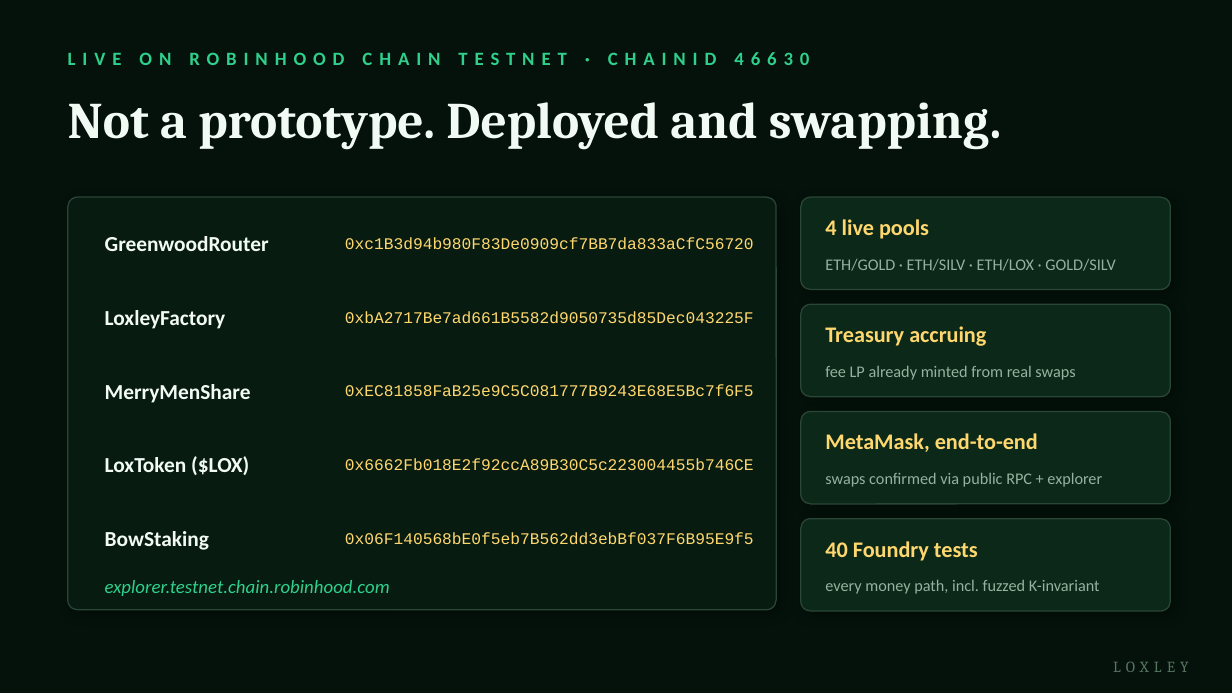
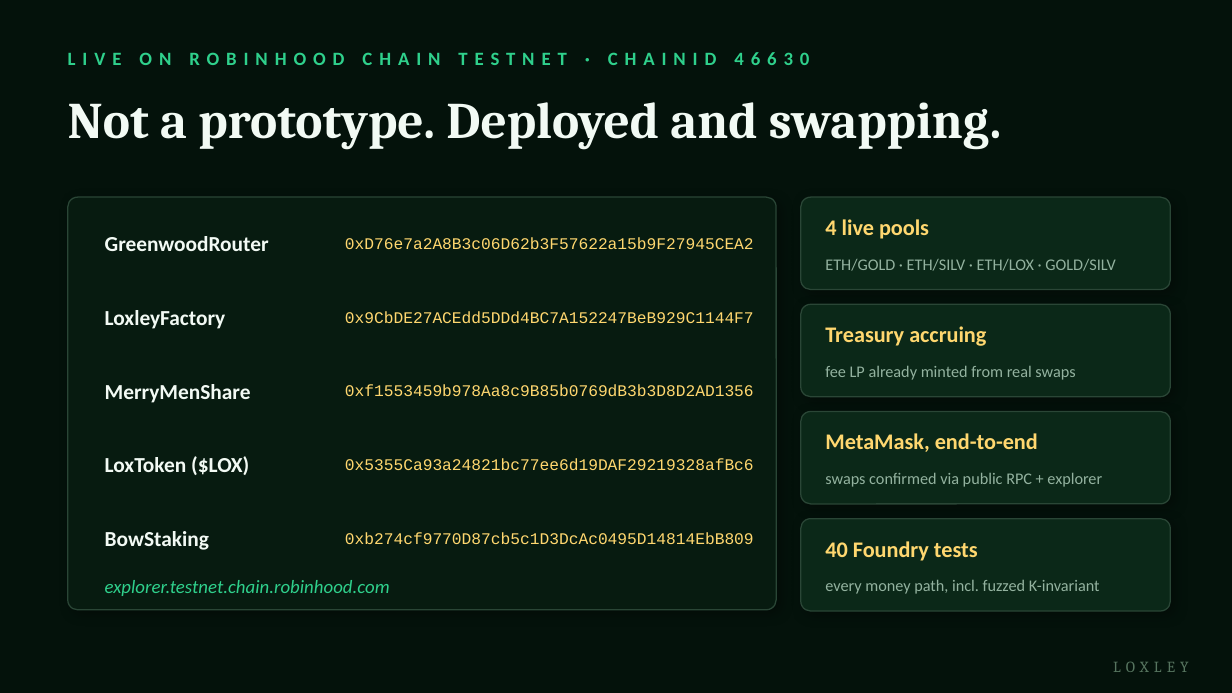
Before and after one commit to mattcrypto12/loxley, a slide deck: slide 4 of docs/loxley-pitch-deck.pptx. Drawn at 1232x693 pixels with LibreOffice and Linux fonts; fonts in the diff are those of the drawing. Boxes give left, top, right and bottom in pixels: in the first picture for what was removed or moved away, otherwise in the second. Text is boxed around its words. In the diff, an @@ line names an element or a change of style, - is before the commit and + after.

```diff
--- a/docs/loxley-pitch-deck.pptx
+++ b/docs/loxley-pitch-deck.pptx
@@ text at (345, 237, 754, 249): text changed @@
-0xc1B3d94b980F83De0909cf7BB7da833aCfC56720
+0xD76e7a2A8B3c06D62b3F57622a15b9F27945CEA2
@@ text at (345, 311, 754, 324): text changed @@
-0xbA2717Be7ad661B5582d9050735d85Dec043225F
+0x9CbDE27ACEdd5DDd4BC7A152247BeB929C1144F7
@@ text at (345, 384, 754, 397): text changed @@
-0xEC81858FaB25e9C5C081777B9243E68E5Bc7f6F5
+0xf1553459b978Aa8c9B85b0769dB3b3D8D2AD1356
@@ text at (345, 458, 754, 470): text changed @@
-0x6662Fb018E2f92ccA89B30C5c223004455b746CE
+0x5355Ca93a24821bc77ee6d19DAF29219328afBc6
@@ text at (345, 532, 754, 544): text changed @@
-0x06F140568bE0f5eb7B562dd3ebBf037F6B95E9f5
+0xb274cf9770D87cb5c1D3DcAc0495D14814EbB809
```
Also in this commit, not shown: 6 other files.
